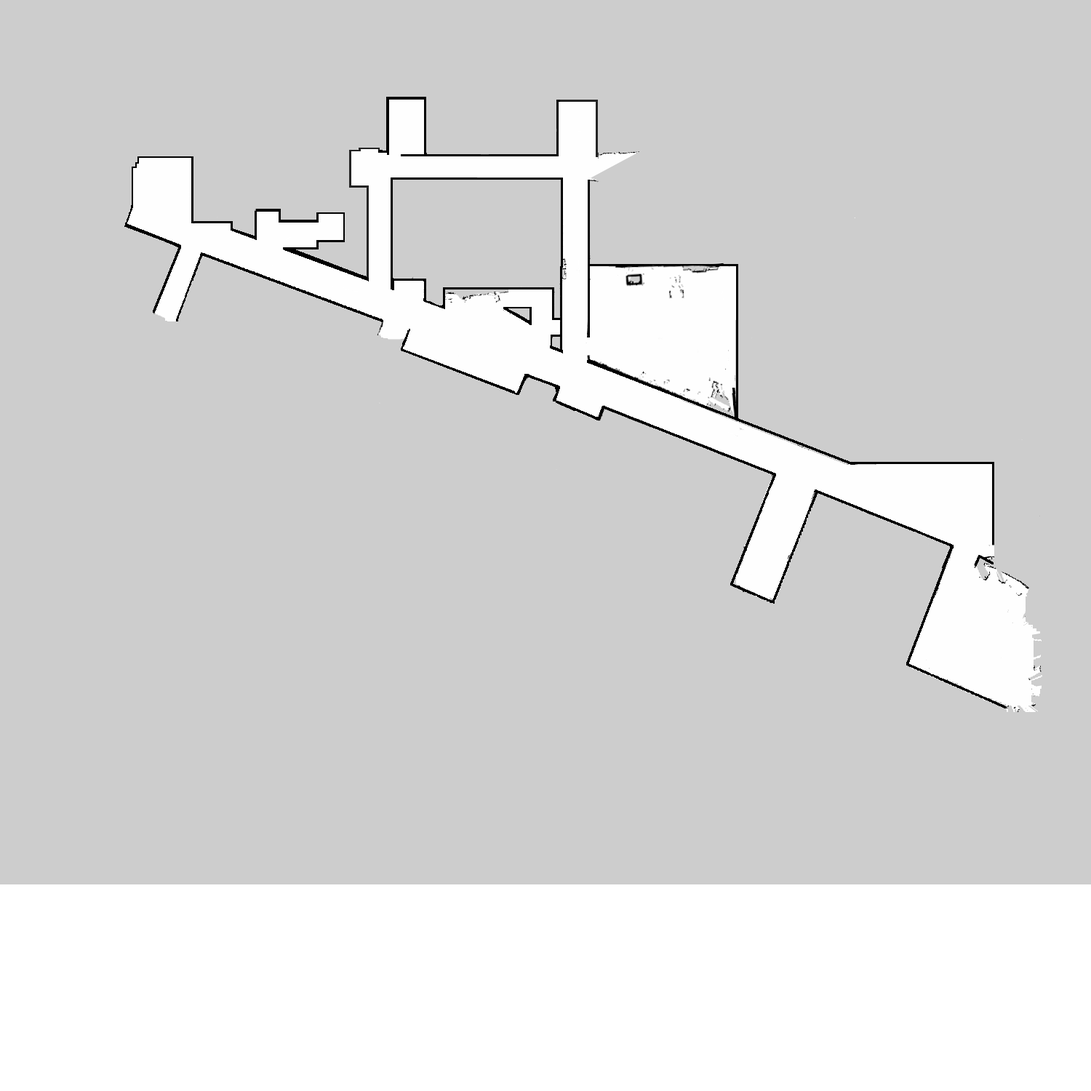
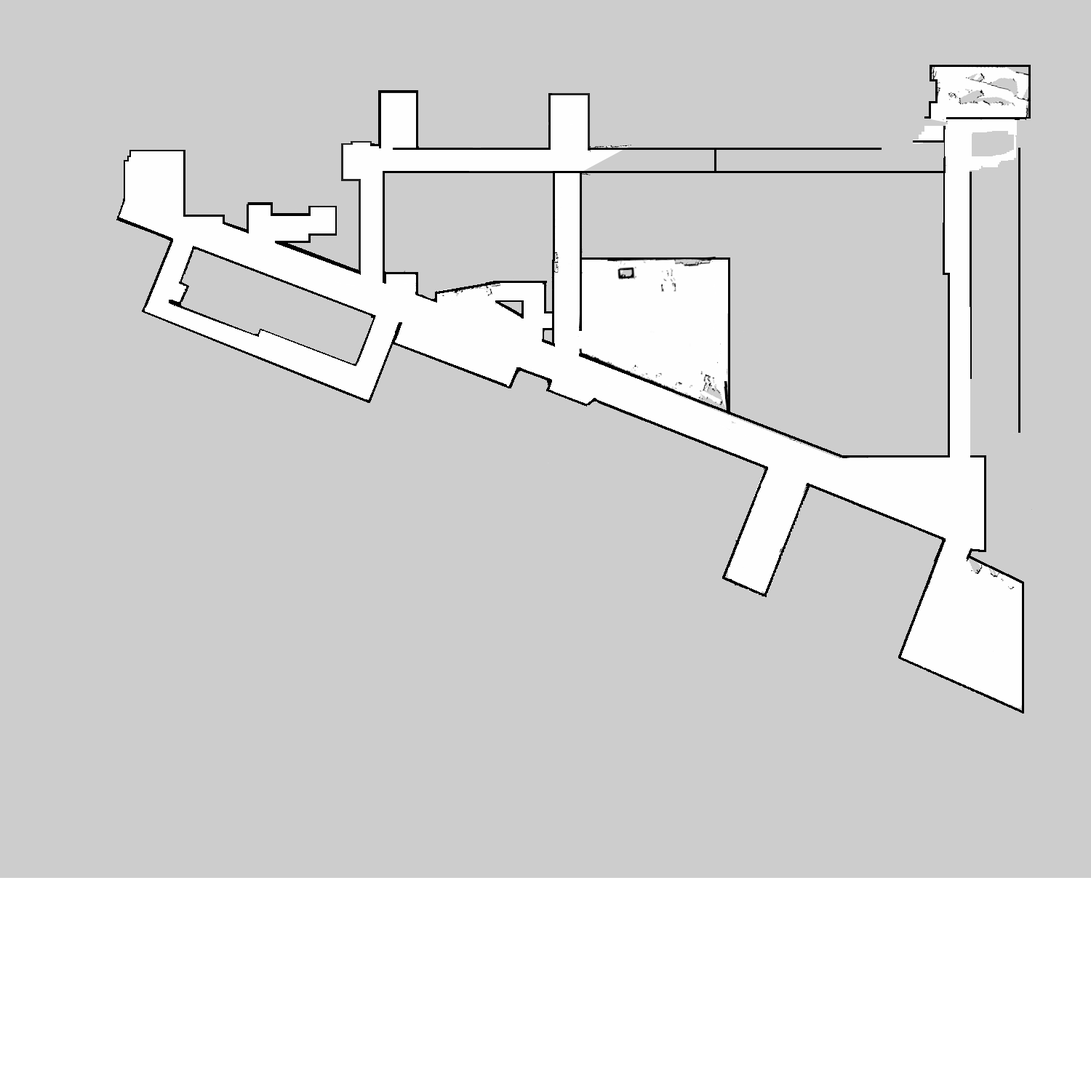
Layer changes from the first w=1091, h=1091 image to the second:
painted on "lab_hallway_1.pgm" over [0, 64, 1091, 885]
